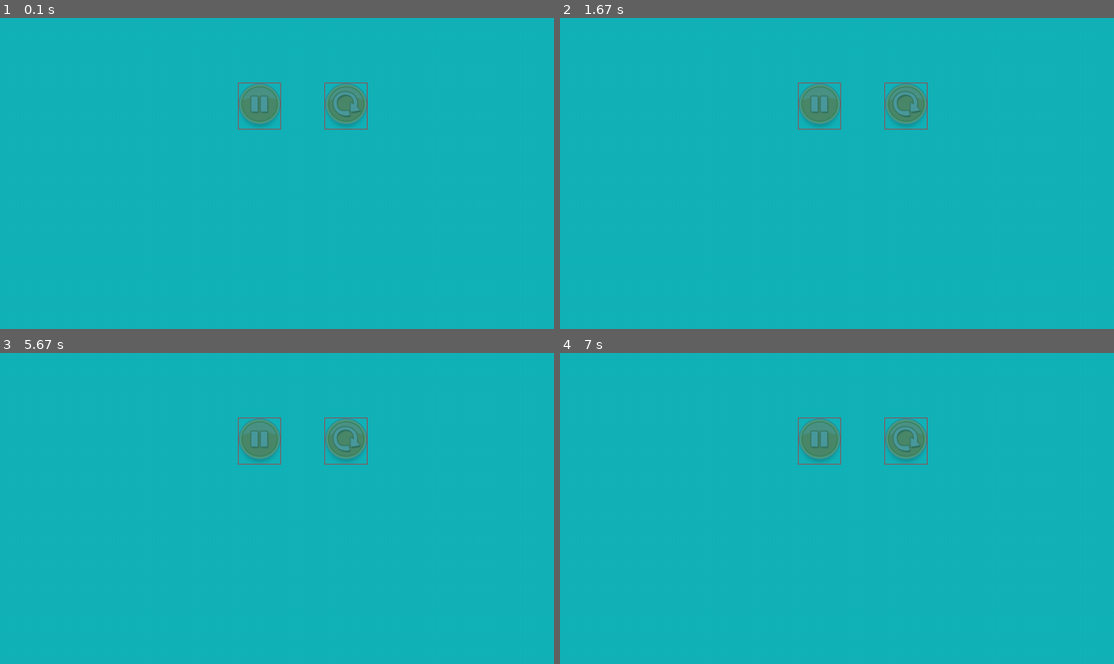
Above: before the commit, frames 1-4 (two rows, left to right).
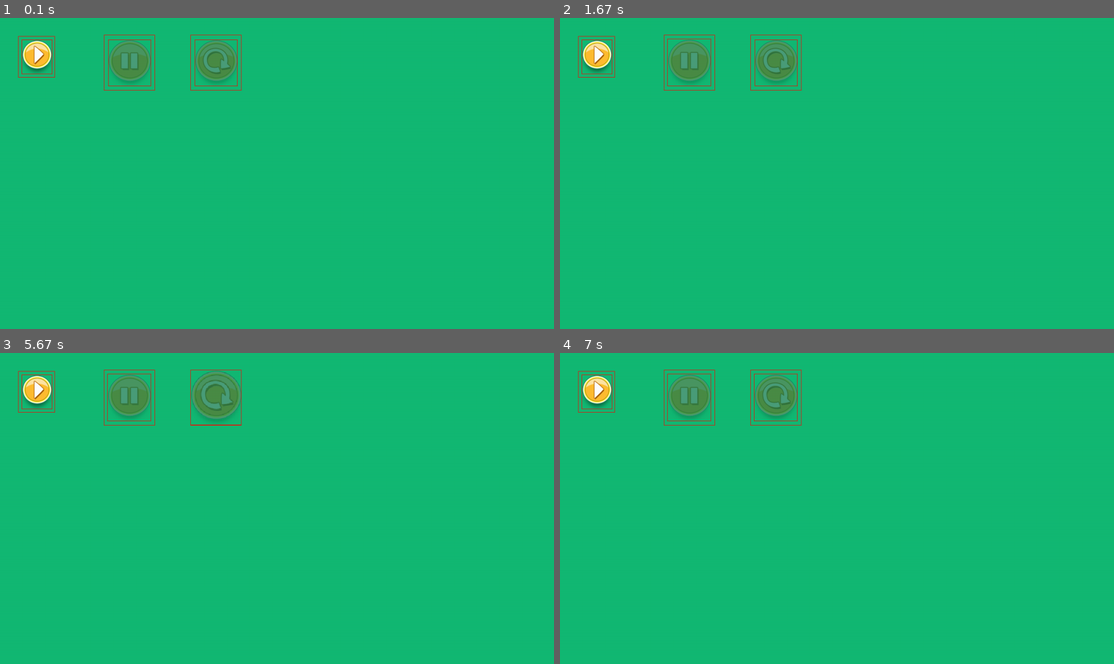
Above: after the commit, the same moments.

Repository: yunyuyuan/pygame-angry-birds
Game: pygame game, started from main.py
Same seed, same stepped clock (60 frames per second), same inputs: the game is played once before the commit and once after it.
Inputs (mouse positions are in pixels of both pictures, inside the frame that each line leads up to):
- Up to frame 1 (0.1 s): no input
- Up to frame 2 (1.67 s): click (837, 173) at 0.38 s; click (692, 58) at 1.22 s; click (704, 111) at 1.55 s
- Up to frame 3 (5.67 s): click (188, 405) at 5.55 s
- Up to frame 4 (7 s): move the mouse to (870, 595) at 5.97 s; click (870, 595) at 6.02 s

The runs differ from the first frame. In frame 1, 100% of the frame differs, in the area x 0-100%, y 0-100%; in frame 2, 100%; in frame 3, 100%; in frame 4, 100%.

Commit message:
chapter 14

Diff:
--- a/src/components/button.py
+++ b/src/components/button.py
@@ -2,6 +2,7 @@
 from typing import Tuple, Callable, Any
 
 from src.utils.enums import ButtonImgMap
+from src.utils.smart_arr import arr_divide, arr_multi, arr_plus, arr_sub
 
 from ..surface import ElementSurface, Animation
 from ..utils.img import clip_img
@@ -13,13 +14,18 @@
         pos: Tuple[float, float],
         img: ButtonImgMap,
         on_click: Callable[[pygame.event.Event], Any] = lambda _: None,
-        max_scale = 1.1,
+        init_scale = 1.0,
+        max_scale = 0.2,
         *args, **kwargs
     ):
-        super().__init__(size=img.value[1], pos=pos, *args, **kwargs)
-        self.scale = 1
-        self.max_scale = max_scale - 1
-        self.img_type = img
+        self.origin_size = arr_multi(img.value[1], init_scale)
+        max_size = arr_multi(img.value[1], init_scale+max_scale)
+        half_sub_size = arr_divide(arr_sub(max_size, self.origin_size), 2)
+        super().__init__(size=max_size, pos=arr_sub(pos, half_sub_size), *args, **kwargs)
+        self.center_pos = arr_plus(self.pos, arr_divide(self.size, 2))
+        self.init_scale = init_scale
+        self.max_scale = max_scale
+        self.scale = init_scale
         self.on_click = on_click
         self.img = clip_img("images/BUTTONS_SHEET_1.png", *img.value)
 
@@ -38,12 +44,12 @@
         return False
 
     def animation_step(self, progress):
-        self.scale = 1 + progress * self.max_scale
+        self.scale = self.init_scale + progress * self.max_scale
 
     def draw(self):
-        real_width = self.size[0] * self.scale
-        real_height = self.size[1] * self.scale
-        target_rect = pygame.Rect((self.pos[0]-(real_width-self.size[0])/2, self.pos[1]-(real_height-self.size[1])/2), (real_width, real_height))
+        new_size = arr_multi(self.origin_size, self.scale)
+        target_rect = pygame.Rect(arr_sub(self.center_pos, arr_divide(new_size, 2)), new_size)
         self.parent.surface.blit(pygame.transform.scale(self.img, target_rect.size), target_rect)
         if Game.debug:
             pygame.draw.rect(self.parent.surface, pygame.Color(255, 0, 0), target_rect, width=1)
+            pygame.draw.rect(self.parent.surface, pygame.Color(255, 0, 0), (self.pos, self.surface.get_size()), width=1)
--- a/src/components/rect.py
+++ b/src/components/rect.py
@@ -12,7 +12,7 @@
         color: pygame.Color,
         *args, **kwargs
     ):
-        super().__init__(size=size, pos=pos, *args, **kwargs)
+        super().__init__(size=size, pos=pos, flags=pygame.SRCALPHA, *args, **kwargs)
         self.color = color
 
     def mouse_event(self, event: pygame.event.Event) -> bool:
--- /dev/null
+++ b/src/editor/__init__.py
@@ -0,0 +1,38 @@
+from typing import List, TYPE_CHECKING
+
+from src import Game
+from src.components.side_panel import SidePanel
+if TYPE_CHECKING:
+    from src.game.objects import GameBirdObject, GameObstacleObject
+
+import pygame
+import pymunk
+
+from src.components.button import Button
+from src.components.rect import RectSurface
+from src.utils.enums import ButtonImgMap
+from ..surface import PageSurface, ContainerSurface
+
+
+class EditorPage(PageSurface):
+    def __init__(self, *args, **kwargs):
+        super().__init__(*args, **kwargs)
+
+        self.staff_btn = Button(pos=(50, 50), img=ButtonImgMap.resume, on_click=self.open_staffs_panel)
+        self.move_btn = Button(pos=(250, 50), img=ButtonImgMap.pause, init_scale=1)
+        self.rotate_btn = Button(pos=(450, 50), img=ButtonImgMap.reset, init_scale=1)
+
+        # staffs
+        self.staffs_panel = ContainerSurface(size=(400, 500), pos=(25, 200), visible=False)
+        self.staffs_bg = RectSurface(size=(400, 500), pos=(0, 0), color=pygame.Color(0, 0, 0, 100))
+
+        self.staffs_panel.add_children([self.staffs_bg])
+
+        self.add_children([self.staff_btn, self.move_btn, self.rotate_btn, self.staffs_panel])
+
+    def open_staffs_panel(self, event: pygame.event.Event):
+        self.staffs_panel.visible = True
+
+    def draw(self):
+        self.surface.fill("#13b974")
+        return super().draw()
--- a/src/start.py
+++ b/src/start.py
@@ -1,8 +1,8 @@
 import pygame
 
 from .game import GamePage
+from .editor import EditorPage
 from . import Game
-
 
 def start_game():
     # pygame setup
@@ -11,7 +11,7 @@
     clock = pygame.time.Clock()
 
     pygame.time.set_timer(Game.fps_event, Game.fps_frame_sec)
-    Game.active_page = GamePage()
+    Game.active_page = EditorPage()
 
     while Game.running:
         # fill the screen with a color to wipe away anything from last frame
--- a/src/surface.py
+++ b/src/surface.py
@@ -22,9 +22,9 @@
     '''
     带有鼠标和键盘事件的Drawable
     '''
-    def __init__(self, size: Tuple[float, float], pos: Tuple[float, float], parent: Union[None, "ContainerSurface"] = None, visible = True, *args, **kwargs):
+    def __init__(self, size: Tuple[float, float], pos: Tuple[float, float], parent: Union[None, "ContainerSurface"] = None, visible = True, flags=0, *args, **kwargs):
         super().__init__(*args, **kwargs)
-        self.surface = pygame.Surface(size=size)
+        self.surface = pygame.Surface(size=size, flags=flags)
         self.size = list(size)
         self.pos = list(pos)
         self.visible = visible
@@ -43,6 +43,8 @@
         ''' 返回True则说明被拦截，不再继续往下处理 '''
         return False
 
+
+ChildrenType = List[Union["ContainerSurface", "ElementSurface"]]
 class ContainerSurface(EventSurface, Animatable):
     '''
     * Container没有实体
@@ -54,8 +56,8 @@
         pos: Tuple[float, float] = (0, 0),
         *args, **kwargs
     ):
-        super().__init__(size=size if size else Game.geometry, pos=pos, *args, **kwargs)
-        self.children: List[Union["ContainerSurface", ElementSurface]] = []
+        super().__init__(size=size if size else Game.geometry, pos=pos, flags=pygame.SRCALPHA, *args, **kwargs)
+        self.children: ChildrenType = []
 
     @property
     def visible_children(self):
@@ -65,6 +67,11 @@
     def children_stack(self):
         ''' 所有的子组件，事件将从右往左依次处理 '''
         return reversed(self.visible_children)
+
+    def add_children(self, children: ChildrenType):
+        for child in children:
+            child.parent = self
+        self.children.extend(children)
 
     def mouse_event(self, event: pygame.event.Event) -> bool:
         # 鼠标在container内部, 拦截
--- a/src/utils/smart_arr.py
+++ b/src/utils/smart_arr.py
@@ -1,15 +1,24 @@
 from typing import Tuple, Type, Union, List
 
 Array = Union[Tuple[float, float], List[float]]
+ArrayTarget = Union[Array, float]
 
-def arr_plus(a1: Array, a2: Array):
+def arr_plus(a1: Array, a2: ArrayTarget):
+    if isinstance(a2, (float, int)):
+        a2 = (a2, a2)
     return (a1[0]+a2[0], a1[1]+a2[1])
 
-def arr_sub(a1: Array, a2: Array):
+def arr_sub(a1: Array, a2: ArrayTarget):
+    if isinstance(a2, (float, int)):
+        a2 = (a2, a2)
     return (a1[0]-a2[0], a1[1]-a2[1])
 
-def arr_multi(a1: Array, a2: Array):
+def arr_multi(a1: Array, a2: ArrayTarget):
+    if isinstance(a2, (float, int)):
+        a2 = (a2, a2)
     return (a1[0]*a2[0], a1[1]*a2[1])
 
-def arr_divide(a1: Array, a2: Array):
+def arr_divide(a1: Array, a2: ArrayTarget):
+    if isinstance(a2, (float, int)):
+        a2 = (a2, a2)
     return (a1[0]/a2[0], a1[1]/a2[1])
